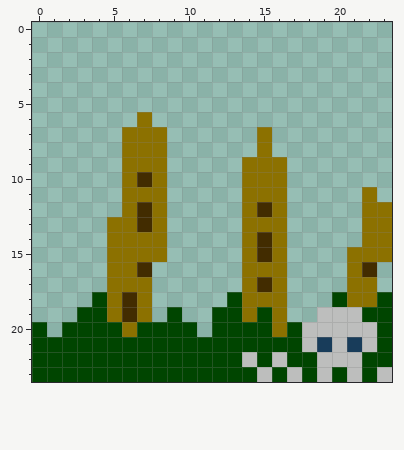
One commit to this pixel-art sprite: gamemelon/debug/images/grave/cell_03.png. Above: the version before the commit.
The file is 24x24 pixels.
After the commit:
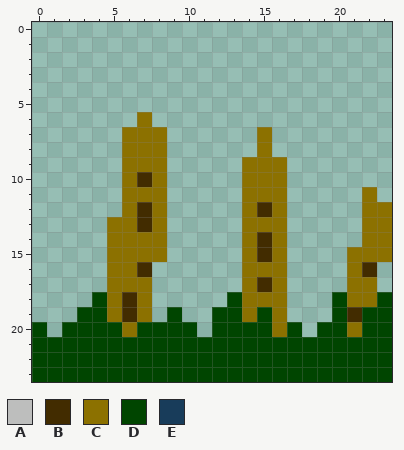
Palette (. is transparent): A #bdbebd  B #422c00  C #8c7100  D #004500  E #183c5a
Diff:
y 19: x 19..21 AAA -> .DB
y 20: x 18..22 AAAAA -> .DDCD
y 21: x 18..22 AEAEA -> DDDDD
y 22: x 14 A -> D; x 16 A -> D; x 19..21 AAA -> DDD
y 23: x 15 A -> D; x 17 A -> D; x 19 A -> D; x 21 A -> D; x 23 A -> D
